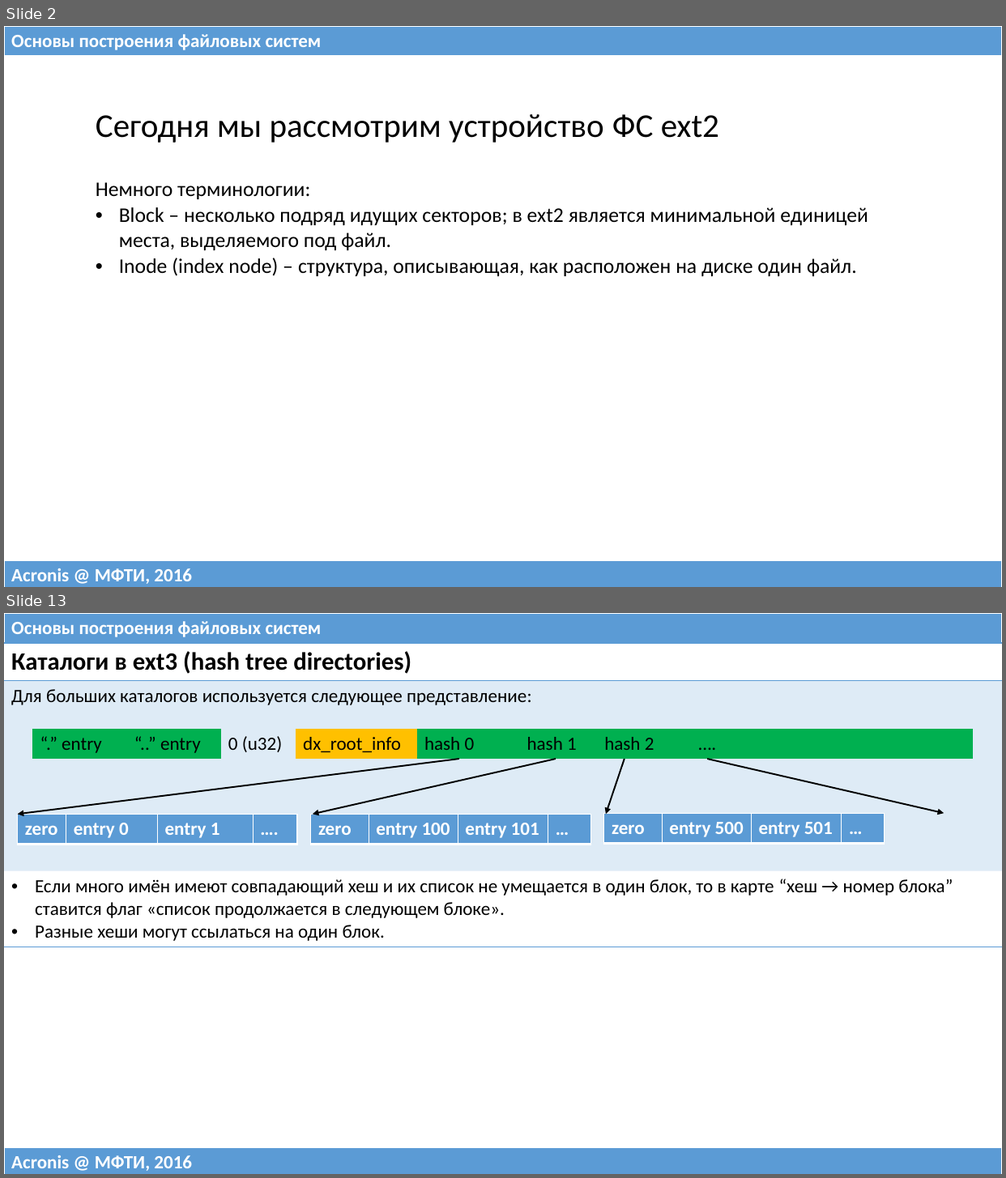
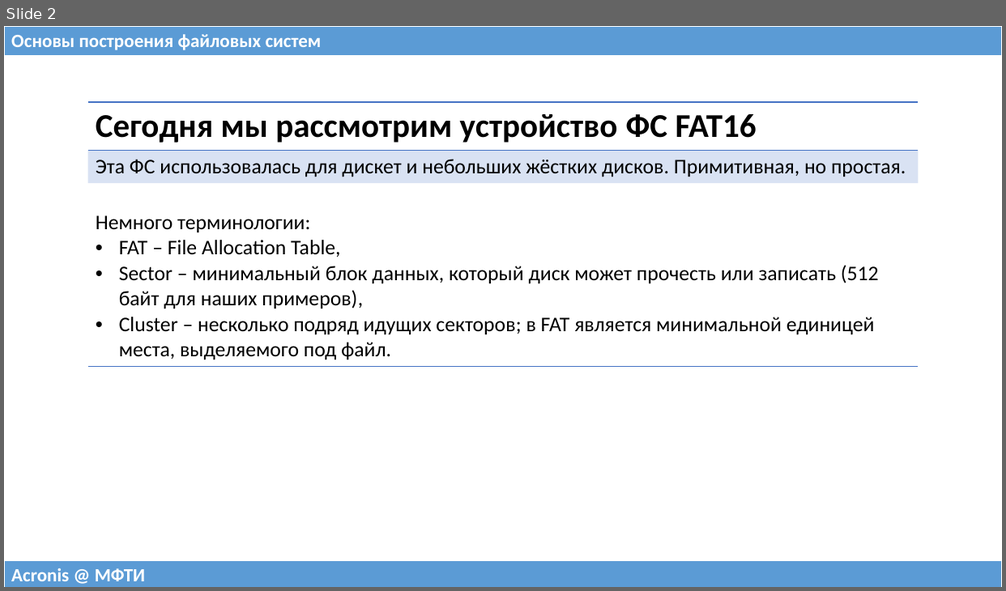
Before and after one commit to 75cc8545e7b021ed280ed0ef99fc7fc4/filesystems-101, a slide deck: talks/src/class03.pptx. Shown one above the other, each under a label of ours: slides 2 and 13 before the commit, slide 2 after it; the slides between them are not shown. The pictures are 1006x1178 and 1006x591 pixels, drawn with LibreOffice and Linux fonts; fonts in the diff are those of the drawing. Boxes give left, top, right and bottom in pixels: in the first picture for what was removed or moved away, otherwise in the second. Text is boxed around its words. In the diff, an @@ line names an element or a change of style, - is before the commit and + after.

```diff
--- a/talks/src/class03.pptx
+++ b/talks/src/class03.pptx
@@ slide 13 removed at <box>4,613,1002,1174</box>, background #FFFFFF @@
@@ table removed at <box>4,613,1002,643</box>, 1 rows, 1 columns @@
-Основы построения файловых систем
@@ table removed at <box>4,643,1002,944</box>, 3 rows, 1 columns @@
-Каталоги в ext3 (hash tree directories)
-Для больших каталогов используется следующее представление:
-Если много имён имеют совпадающий хеш и их список не умещается в один блок, то в карте “хеш → номер блока” ставится флаг «список продолжается в следующем блоке». / Разные хеши могут ссылаться на один блок.
@@ table removed at <box>32,728,975,759</box>, 1 rows, 10 columns @@
-“.” entry | “..” entry | 0 (u32) | dx_root_info | hash 0 | hash 1 | hash 2 | …. |  | 
@@ arrow removed from (459, 759) to (18, 815) @@
@@ arrow removed from (556, 759) to (313, 815) @@
@@ arrow removed from (624, 759) to (606, 815) @@
@@ arrow removed from (708, 759) to (944, 814) @@
@@ table removed at <box>18,815,296,845</box>, 1 rows, 4 columns @@
-zero | entry 0 | entry 1 | ….
@@ table removed at <box>311,815,591,845</box>, 1 rows, 4 columns @@
-zero | entry 100 | entry 101 | …
@@ table removed at <box>604,814,884,845</box>, 1 rows, 4 columns @@
-zero | entry 500 | entry 501 | …
@@ table removed at <box>4,1148,1002,1174</box>, 1 rows, 1 columns @@
-Acronis @ МФТИ, 2016
@@ slide 2 changed as well @@
@@ table at <box>88,102,918,364</box> @@
-row 1: Сегодня мы рассмотрим устройство ФС ext2
-row 2: Немного терминологии: / Block – несколько подряд идущих секторов; в ext2 является минимальной единицей места, выделяемого под файл. / Inode (index node) – структура, описывающая, как расположен на диске один файл.
+row 1: Сегодня мы рассмотрим устройство ФС FAT16
+row 2: Эта ФС использовалась для дискет и небольших жёстких дисков. Примитивная, но простая.
+row 3: Немного терминологии: / FAT – File Allocation Table, / Sector – минимальный блок данных, который диск может прочесть или записать (512 байт для наших примеров), / Cluster – несколько подряд идущих секторов; в FAT является минимальной единицей места, выделяемого под файл.
@@ table at <box>4,561,1002,587</box> @@
-row 1, column 1: Acronis @ МФТИ, 2016
+row 1, column 1: Acronis @ МФТИ
```
Also in this commit, not shown: 3 other slides changed, 29 slides added, 23 other slides removed, 3 other files.
